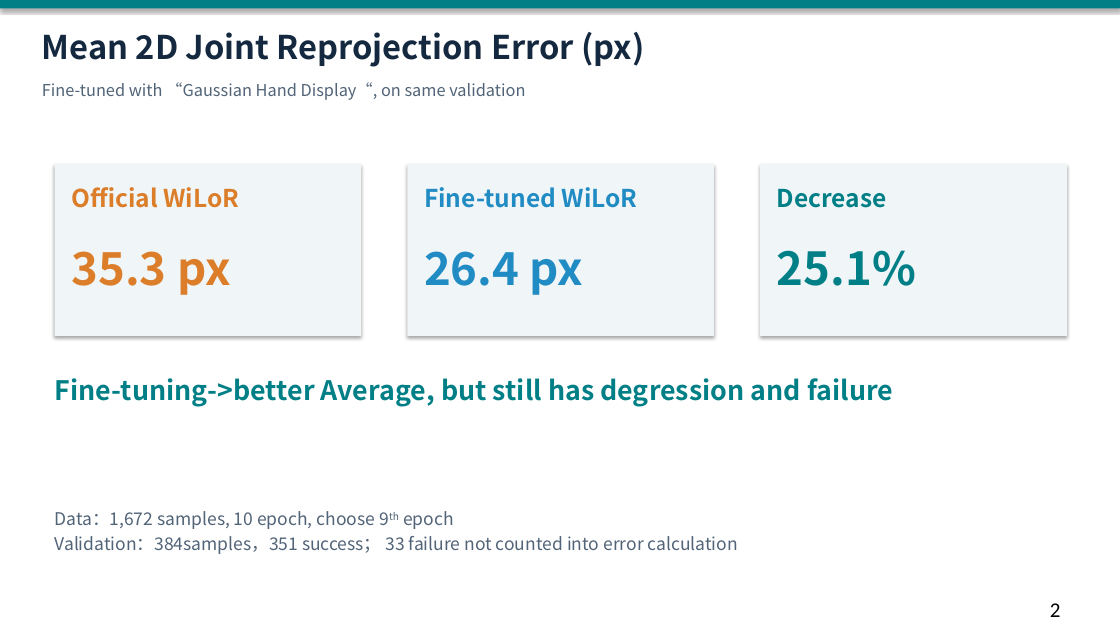
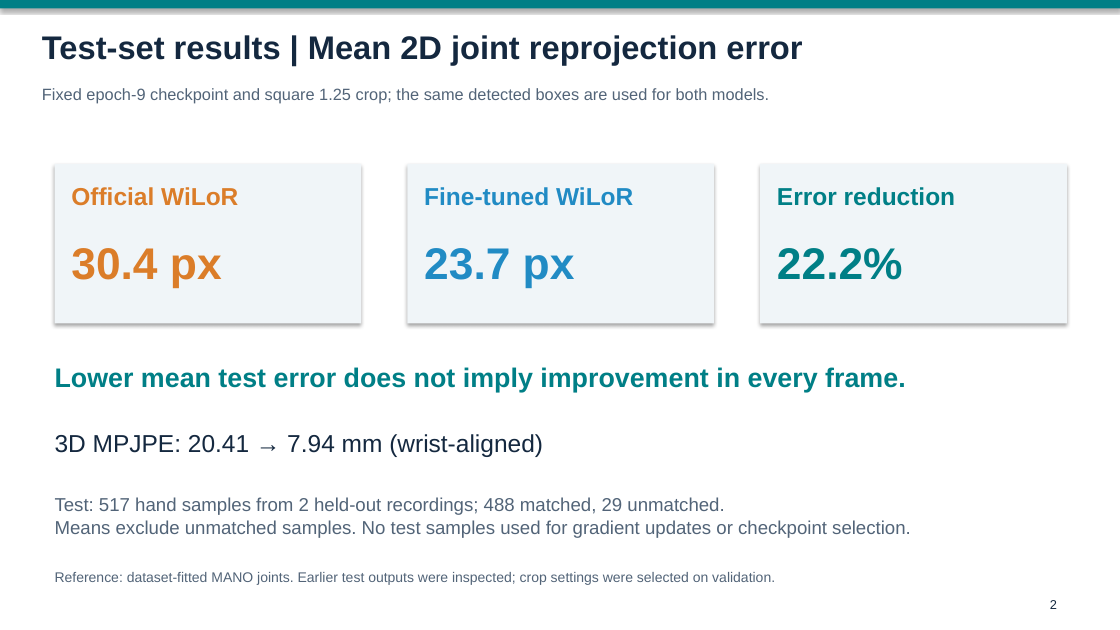
Before and after one commit to choppa129/WiLoR, a slide deck: slide 2 of reports/hand_display_comparison/WiLoR_手套微调_汇报.pptx. Drawn at 1120x630 pixels with LibreOffice and Linux fonts; fonts in the diff are those of the drawing. Boxes give left, top, right and bottom in pixels: in the first picture for what was removed or moved away, otherwise in the second. Text is boxed around its words. In the diff, an @@ line names an element or a change of style, - is before the commit and + after.

Commit message:
docs: report fixed glove model results on test set

```diff
--- a/reports/hand_display_comparison/WiLoR_手套微调_汇报.pptx
+++ b/reports/hand_display_comparison/WiLoR_手套微调_汇报.pptx
@@ text at [42,35,802,65]: text changed; font Noto Sans CJK SC to Arial @@
-Mean 2D Joint Reprojection Error (px)
+Test-set results | Mean 2D joint reprojection error
@@ text at [42,88,769,104]: text changed; font Noto Sans CJK SC to Arial @@
-Fine-tuned with “Gaussian Hand Display“, on same validation
+Fixed epoch-9 checkpoint and square 1.25 crop; the same detected boxes are used for both models.
@@ rectangle: place and size @@
-rectangle at [55,164,361,336]
+rectangle at [55,164,361,323]
@@ rectangle: place and size @@
-rectangle at [408,164,714,336]
+rectangle at [408,164,714,323]
@@ rectangle: place and size @@
-rectangle at [760,164,1067,336]
+rectangle at [760,164,1067,323]
@@ text "Official WiLoR" at [71,187,238,206]: font Noto Sans CJK SC to Arial; less space between paragraphs @@
@@ text "Fine-tuned WiLoR" at [424,187,633,206]: font Noto Sans CJK SC to Arial; less space between paragraphs @@
@@ text added at [777,187,956,206], 21 pt, text #007F86, bold @@
+Error reduction
@@ text at [71,248,222,287]: text changed; size 39 to 38 pt; font Noto Sans CJK SC to Arial @@
-35.3 px
+30.4 px
@@ text at [424,248,575,287]: text changed; size 39 to 38 pt; font Noto Sans CJK SC to Arial @@
-26.4 px
+23.7 px
@@ text at [777,248,903,280]: text changed; size 21 to 38 pt; font Noto Sans CJK SC to Arial @@
-Decrease
+22.2%
@@ text removed at [777,250,916,286] @@
-25.1%
@@ text added at [55,367,905,393], 23 pt, text #007F86, bold @@
+Lower mean test error does not imply improvement in every frame.
@@ text at [55,434,543,457]: text changed; size 23 to 21 pt; font Noto Sans CJK SC to Arial; text colour #007F86 to #14283F; bold off @@
-Fine-tuning->better Average, but still has degression and failure
+3D MPJPE: 20.41 → 7.94 mm (wrist-aligned)
@@ text added at [55,497,911,538], 16 pt, text #526478 @@
+Test: 517 hand samples from 2 held-out recordings; 488 matched, 29 unmatched.
+Means exclude unmatched samples. No test samples used for gradient updates or checkpoint selection.
@@ text at [55,572,775,585]: text changed; size 15 to 12 pt; font Noto Sans CJK SC to Arial @@
-Data：1,672 samples, 10 epoch, choose 9th epoch
-Validation：384samples，351 success； 33 failure not counted into error calculation
+Reference: dataset-fitted MANO joints. Earlier test outputs were inspected; crop settings were selected on validation.
@@ text "2" at [1050,600,1057,609]: size 18 to 11 pt, font Calibri to Arial, text colour #000000 to #14283F @@
```
Also in this commit, not shown: 5 other slides changed, 3 other files.
